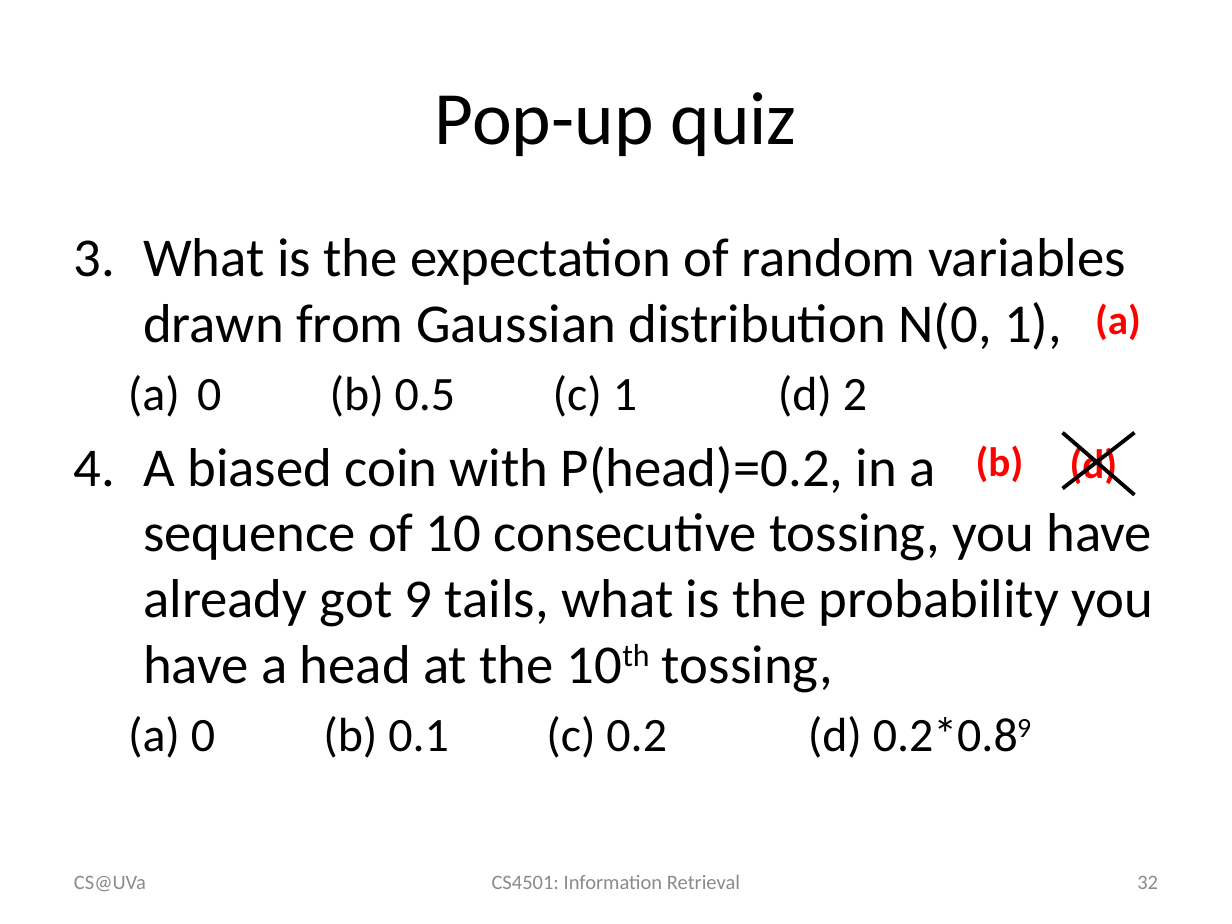
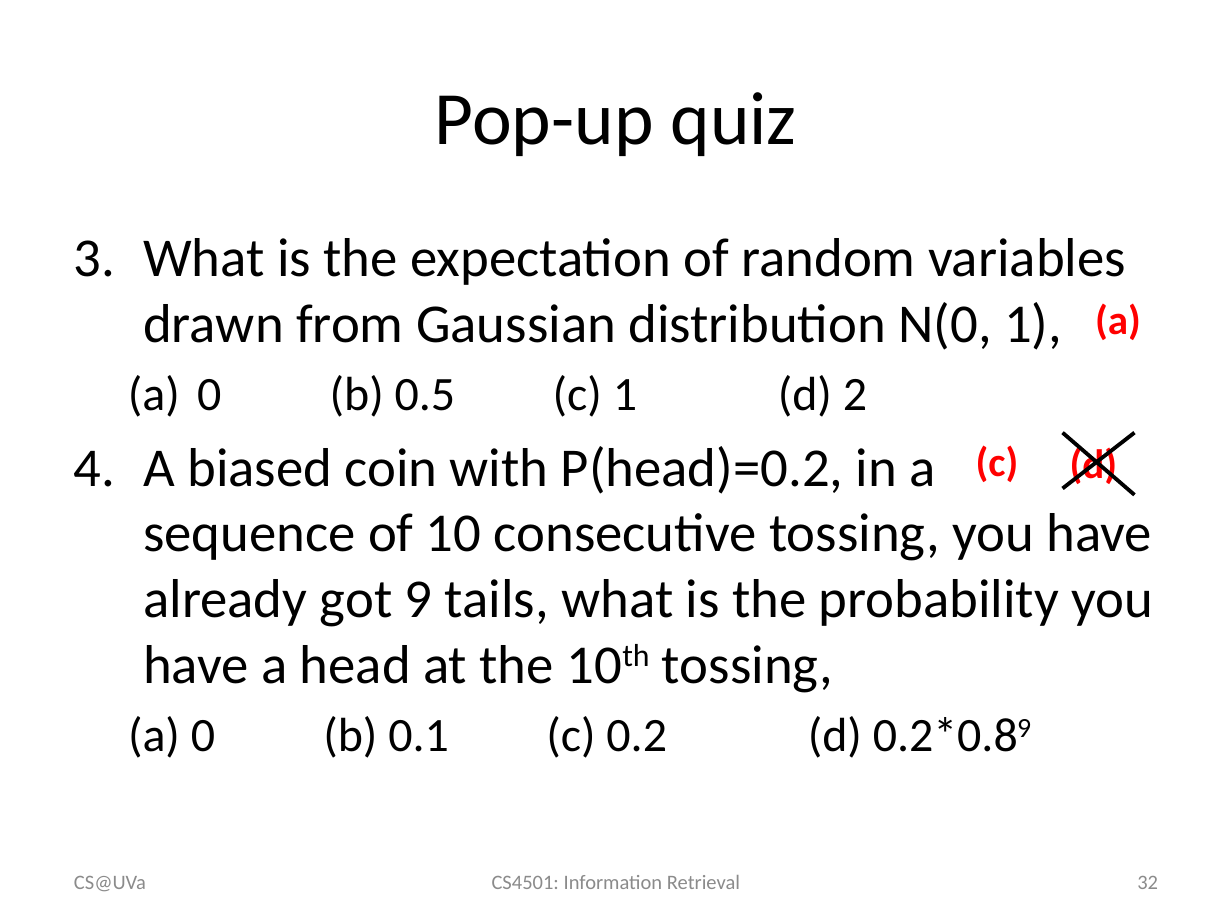
Before and after one commit to wang296/IR2015, a slide deck: slide 32 of docs/Introduction to Information Retrieval.pptx. Drawn at 1232x924 pixels with LibreOffice and Linux fonts; fonts in the diff are those of the drawing. Boxes give left, top, right and bottom in pixels: in the first picture for what was removed or moved away, otherwise in the second. Text is boxed around its words. In the diff, an @@ line names an element or a change of style, - is before the commit and + after.

```diff
--- a/docs/Introduction to Information Retrieval.pptx
+++ b/docs/Introduction to Information Retrieval.pptx
@@ text at box(976, 445, 1019, 482): text changed @@
-(b)
+(c)
```
Also in this commit, not shown: 3 other files.
